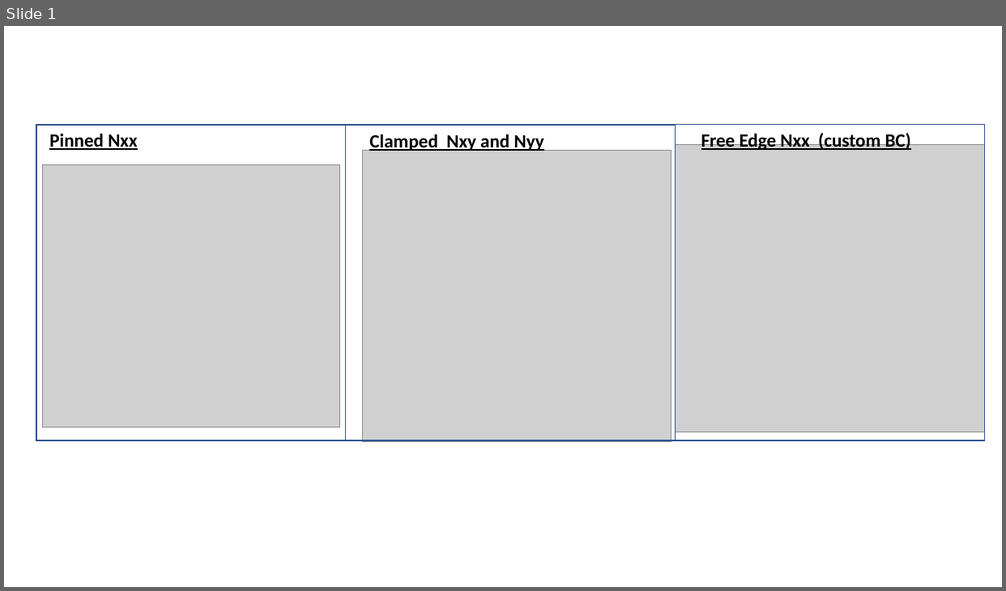
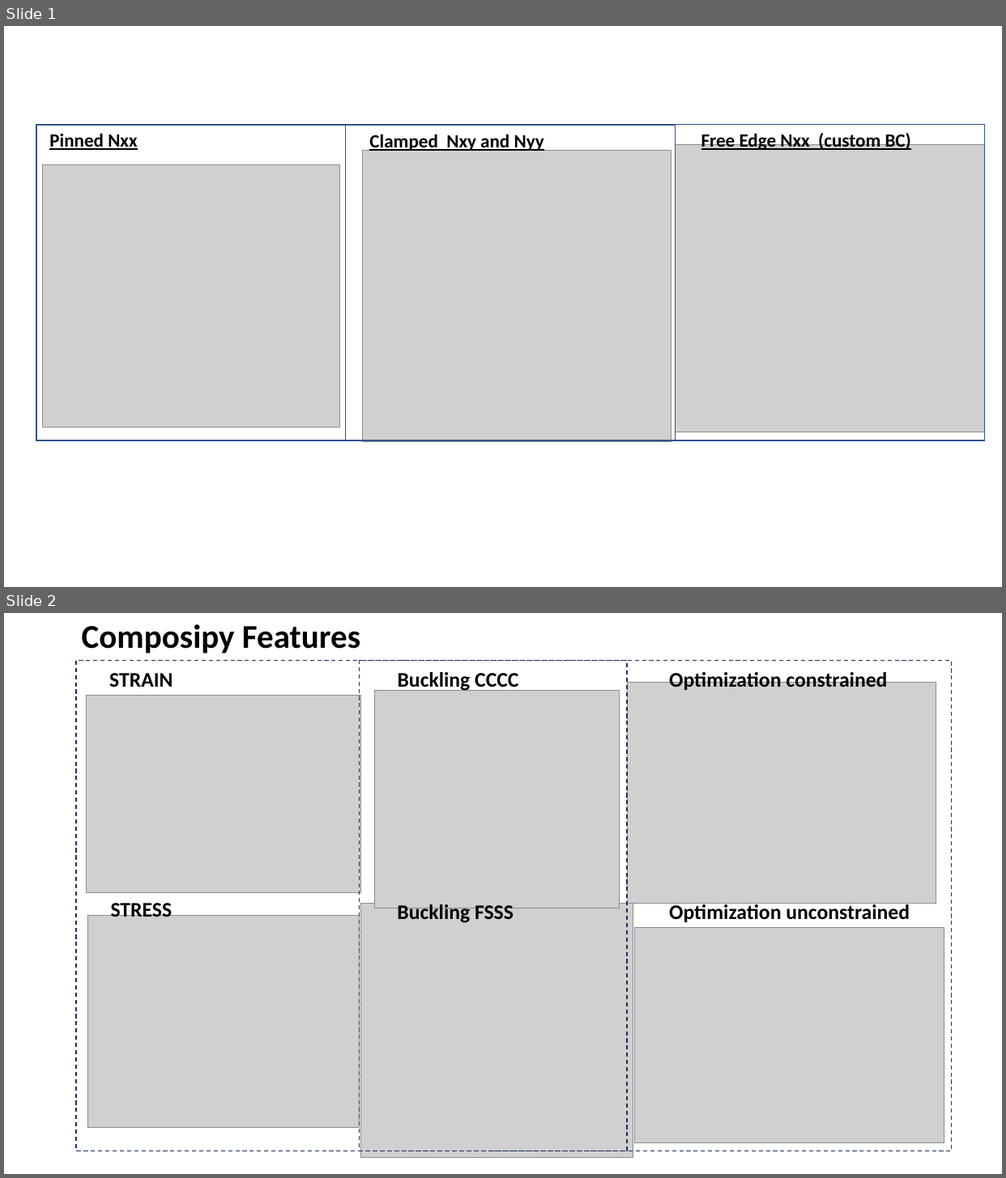
Before and after one commit to rafaelpsilva07/composipy, a slide deck: doc/images/images.pptx. Shown one above the other, each under a label of ours: slide 1 before the commit, slides 1 and 2 after it. The pictures are 1006x591 and 1006x1178 pixels, drawn with LibreOffice and Linux fonts; fonts in the diff are those of the drawing; grey boxes stand for pictures. Boxes give left, top, right and bottom in pixels: in the first picture for what was removed or moved away, otherwise in the second. Text is boxed around its words. In the diff, an @@ line names an element or a change of style, - is before the commit and + after.

```diff
--- a/doc/images/images.pptx
+++ b/doc/images/images.pptx
@@ slide 2 added at (x1=4, y1=613, x2=1002, y2=1174), background #FFFFFF @@
@@ text added at (x1=82, y1=624, x2=360, y2=653), 32 pt, text #000000, bold @@
+Composipy Features
@@ rectangle added at (x1=76, y1=660, x2=952, y2=1152), outline #1E3256 1 pt dashed @@
@@ rectangle added at (x1=360, y1=660, x2=628, y2=1152), outline #1E3256 1 pt dashed @@
@@ text added at (x1=109, y1=673, x2=172, y2=687), 20 pt, text #000000, bold @@
+STRAIN
@@ text added at (x1=398, y1=672, x2=518, y2=692), 20 pt, text #000000, bold @@
+Buckling CCCC
@@ picture added at (x1=627, y1=683, x2=936, y2=904) @@
@@ text added at (x1=669, y1=670, x2=887, y2=690), 20 pt, text #000000, bold @@
+Optimization constrained
@@ picture added at (x1=86, y1=696, x2=360, y2=894) @@
@@ picture added at (x1=374, y1=690, x2=619, y2=908) @@
@@ text added at (x1=111, y1=900, x2=172, y2=917), 20 pt, text #000000, bold @@
+STRESS
@@ picture added at (x1=361, y1=904, x2=633, y2=1159) @@
@@ text added at (x1=669, y1=902, x2=910, y2=922), 20 pt, text #000000, bold @@
+Optimization unconstrained
@@ picture added at (x1=88, y1=915, x2=360, y2=1127) @@
@@ text added at (x1=397, y1=905, x2=513, y2=923), 20 pt, text #000000, bold @@
+Buckling FSSS
@@ picture added at (x1=635, y1=927, x2=944, y2=1143) @@
```
Also in this commit, not shown: 1 other file.
